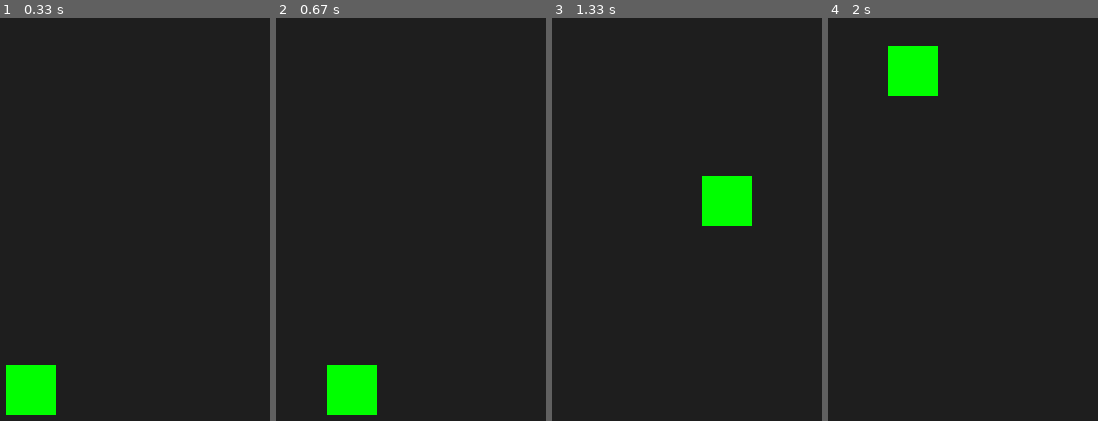
Above: before the commit, frames 1-4 (left to right).
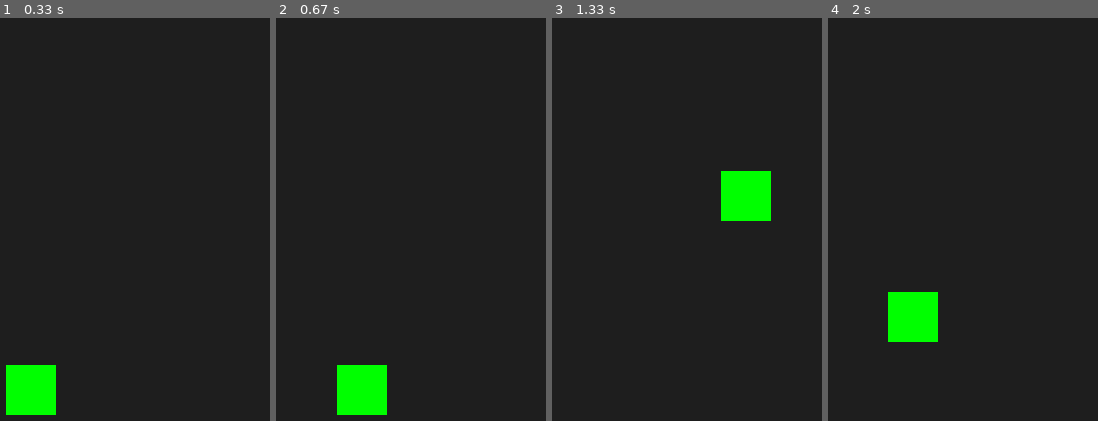
Above: after the commit, the same moments.

Repository: harigro/tutorial_pygame
Game: pygame game, started from lompat/app_double_jump.py
The game is run twice, just before and just after one commit, with the same random seed, the same clock (stepped at 60 frames per second) and the same inputs.
Inputs:
- Up to frame 1 (0.33 s): no input
- Up to frame 2 (0.67 s): hold Right from 0.33 s (still down)
- Up to frame 3 (1.33 s): release Right at 0.8 s; hold Right 0.83-1.3 s; tap Space at 0.9, 1.2 s
- Up to frame 4 (2 s): hold Left 1.33-1.87 s; tap Space at 1.4, 1.7, 1.97 s; hold Left from 1.9 s (still down)

Frame 1 is identical in both runs. In frame 2, 0.9% of the frame differs, in the area x 18-42%, y 86-99%; in frame 3, 2.0%; in frame 4, 4.6%, in the area x 22-41%, y 6-81%.

Commit message:
memperbaiki typo

Diff:
--- a/lompat/app_double_jump.py
+++ b/lompat/app_double_jump.py
@@ -103,7 +103,7 @@
         # Gambar ulang layar
         screen.fill(BACKGROUND_COLOR)
         box.draw(screen)
-        clock.tick(30)
+        clock.tick(FPS)
         pygame.display.update()
 
     # Keluar dari game
